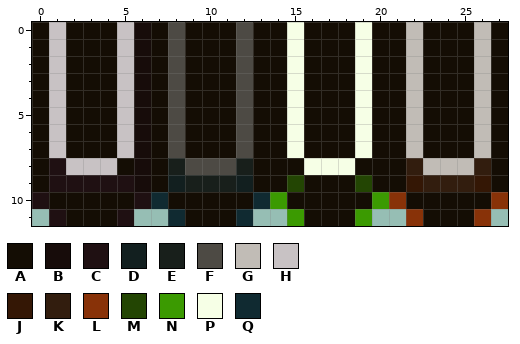
File history of a pixel-art sprite, assets/shared/images/pixelUI/NOTE_assetsENDS.png. The picture above is the old version.
The file is 28x12 pixels. Colours within 5 levels of each other are drawn and written as one.
Palette (. is transparent): A #140d04  B #170c0a  C #1f1012  D #121f1f  E #181f1b  F #4d4a44  G #c1bcb6  H #c8c2c4  J #341705  K #321d0e  L #883208  M #234503  N #3b9a01  P #f6ffe6  Q #102a31
Once edited:
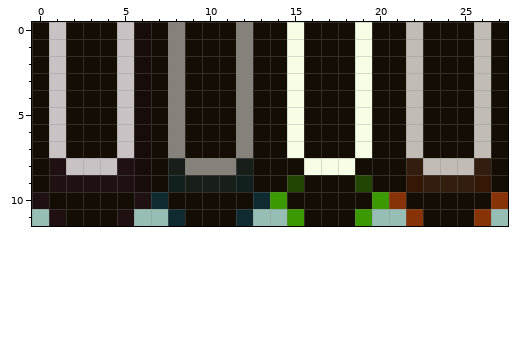
Change:
{"colour":"F","old":"#4d4a44","new":"#86827b"}
{"y":8,"x":5,"old":"A","new":"C"}
